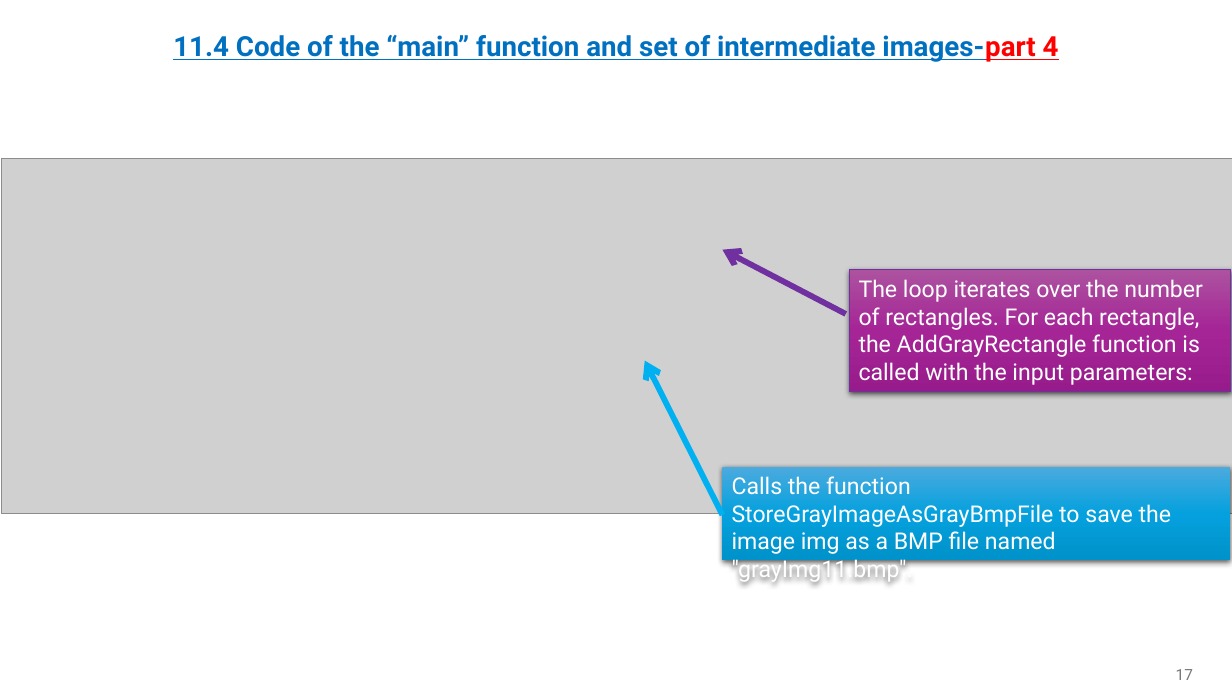
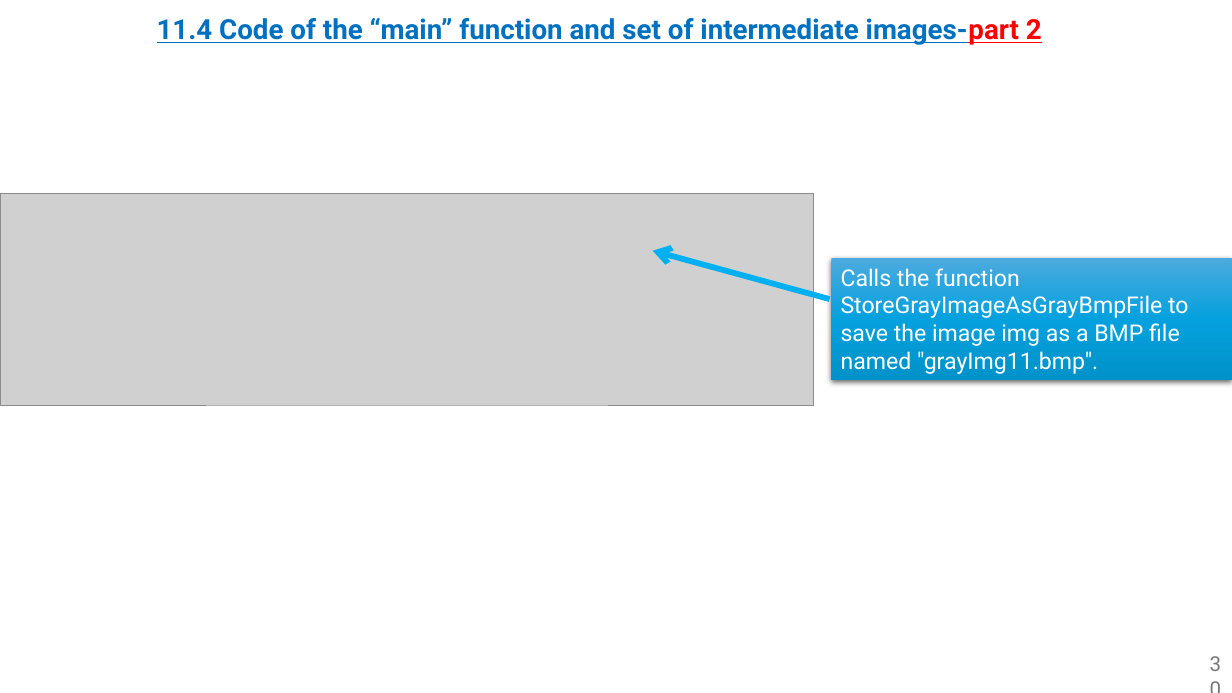
Before and after one commit to omripony/image-processing, a slide deck: slide 30 of labs/Assignment_11.pptx (slide 17 before the commit). Drawn at 1232x693 pixels with LibreOffice and Linux fonts; fonts in the diff are those of the drawing; grey boxes stand for pictures. Boxes give left, top, right and bottom in pixels: in the first picture for what was removed or moved away, otherwise in the second. Text is boxed around its words. In the diff, an @@ line names an element or a change of style, - is before the commit and + after.

```diff
--- a/labs/Assignment_11.pptx
+++ b/labs/Assignment_11.pptx
@@ title at (x1=157, y1=18, x2=1042, y2=45): text changed @@
-11.4 Code of the “main” function and set of intermediate images-part 4
+11.4 Code of the “main” function and set of intermediate images-part 2
@@ picture removed at (x1=2, y1=159, x2=1232, y2=514) @@
@@ picture added at (x1=0, y1=193, x2=814, y2=405) @@
@@ arrow moved from (846, 314) - (723, 250) to (830, 299) - (653, 250) @@
@@ arrow (830, 299) - (653, 250): stroke #7030A0 4.5 pt to #00B0F0 4.5 pt @@
@@ rectangle "Calls the function StoreGrayImageAsGrayBmpFile to ..." resized from (x1=723, y1=467, x2=1231, y2=560) to (x1=832, y1=259, x2=1232, y2=380) @@
@@ rectangle removed at (x1=849, y1=270, x2=1230, y2=392) @@
-The loop iterates over the number of rectangles. For each rectangle, the AddGrayRectangle function is called with the input parameters:
@@ arrow removed from (723, 515) to (645, 360) @@
@@ page number added at (x1=1201, y1=657, x2=1232, y2=693), 16 pt, text #797979 @@
+30
@@ page number removed at (x1=1176, y1=669, x2=1193, y2=680) @@
-17
```
Also in this commit, not shown: 5 other slides changed, 23 slides added, 9 slides removed.
